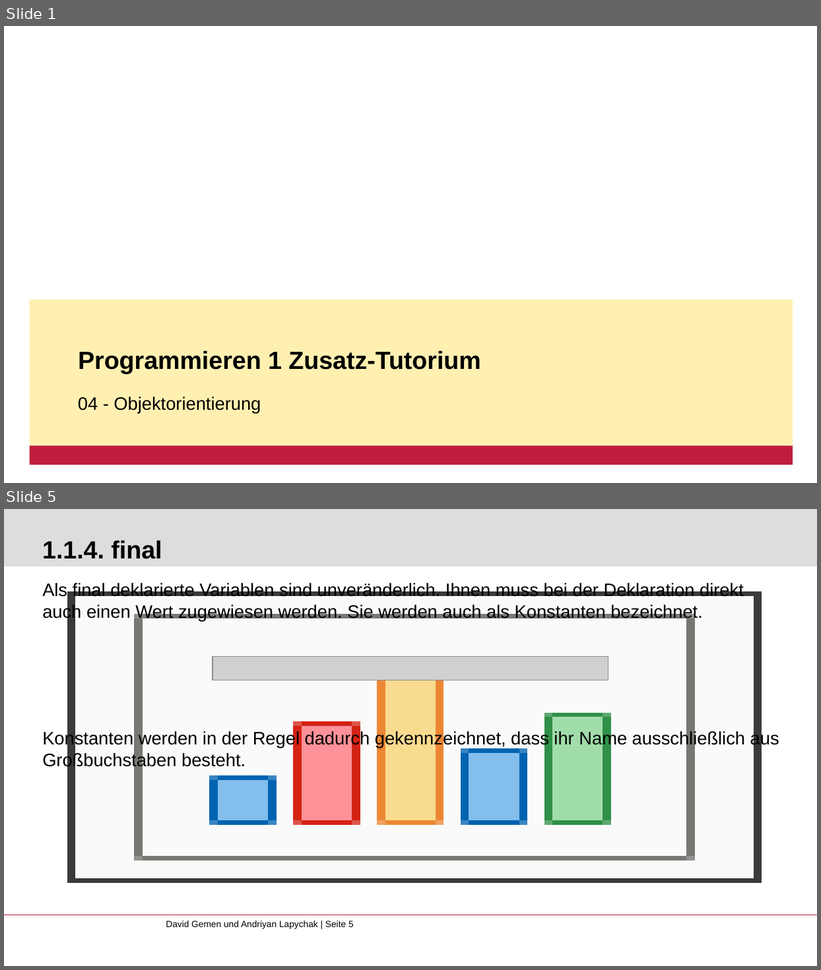
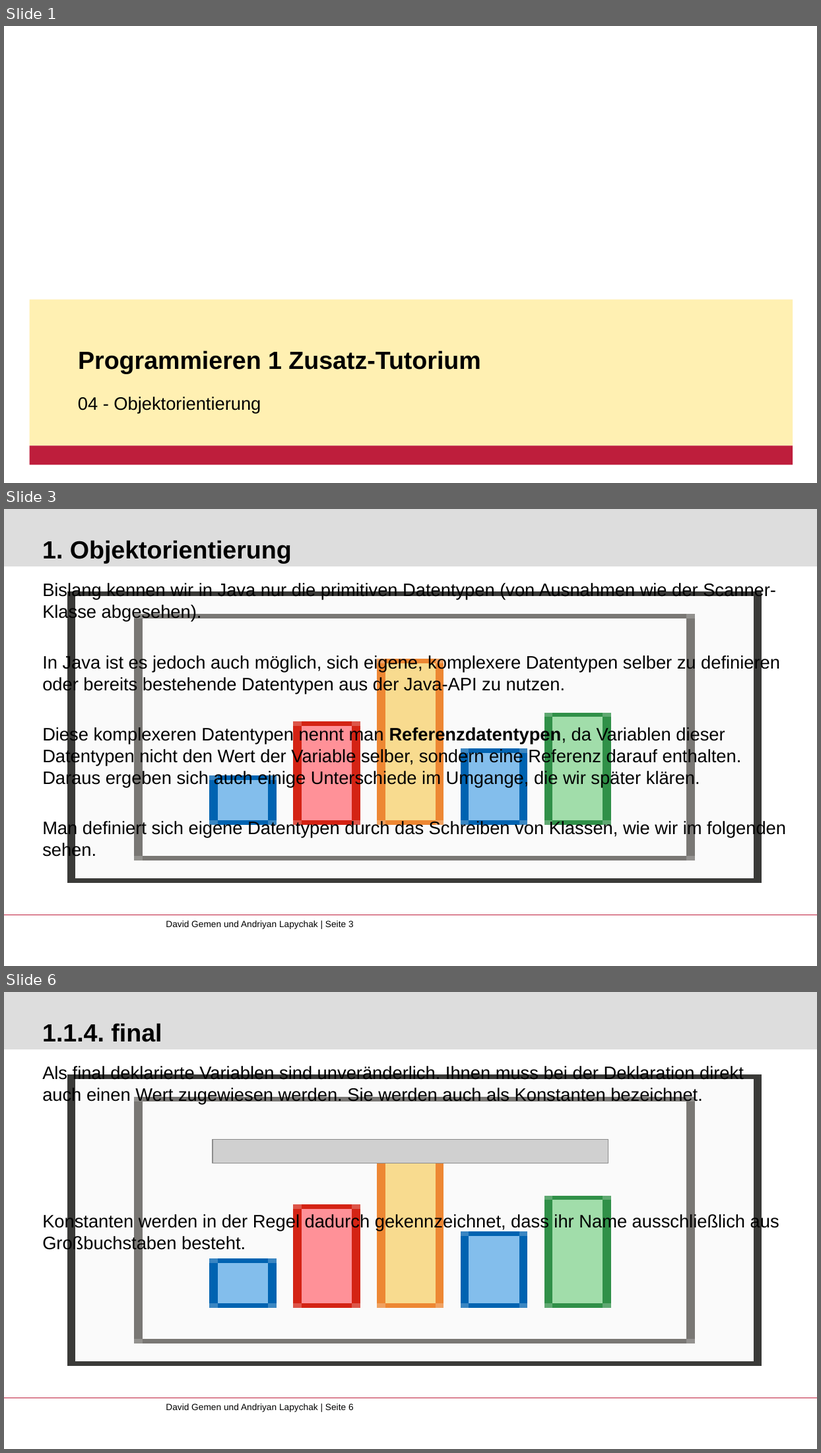
Before and after one commit to gemdav/Programmieren-1-Tutorium, a slide deck: slides/05_object_orientation.pptx. Shown one above the other, each under a label of ours: slides 1 and 5 before the commit, slides 1, 3 and 6 after it; the slides between them are not shown. The pictures are 821x970 and 821x1453 pixels, drawn with LibreOffice and Linux fonts; fonts in the diff are those of the drawing; grey boxes stand for pictures; background and template pictures are left out. Boxes give left, top, right and bottom in pixels: in the first picture for what was removed or moved away, otherwise in the second. Text is boxed around its words. In the diff, an @@ line names an element or a change of style, - is before the commit and + after.

```diff
--- a/slides/05_object_orientation.pptx
+++ b/slides/05_object_orientation.pptx
@@ slide 3 added at (x1=4, y1=509, x2=817, y2=966), background #FFFFFF; not listed: 3 template elements that a slide beside it also shows @@
@@ title added at (x1=42, y1=540, x2=292, y2=563), 22 pt, text #000000, bold @@
+1. Objektorientierung
@@ text added at (x1=42, y1=583, x2=786, y2=860), 16 pt, text #000000 @@
+Bislang kennen wir in Java nur die primitiven Datentypen (von Ausnahmen wie der Scanner-Klasse abgesehen).
+In Java ist es jedoch auch möglich, sich eigene, komplexere Datentypen selber zu definieren oder bereits bestehende Datentypen aus der Java-API zu nutzen.
+Diese komplexeren Datentypen nennt man Referenzdatentypen, da Variablen dieser Datentypen nicht den Wert der Variable selber, sondern eine Referenz darauf enthalten. Daraus ergeben sich auch einige Unterschiede im Umgange, die wir später klären.
+Man definiert sich eigene Datentypen durch das Schreiben von Klassen, wie wir im folgenden sehen.
@@ what was slide 5 is now slide 6 @@
```
Also in this commit, not shown: 7 slides changed, 2 other files.
